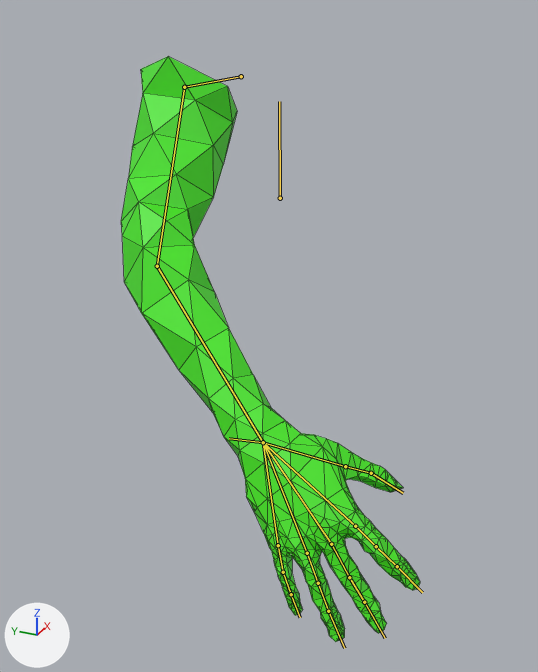
What one commit did to the Blender file Project Stealth/Assets/Arms/RightArm.blend.
One viewpoint serves both versions: a 50 mm lens placed at (-9.24, -4.53, 5.27), pointed at (-2.79, -1.62, 2.04). Arrows for +X, +Y and +Z are at lower left; the lights stay in place. The bones that bend it are drawn over the model as lines. Mesh edges are drawn as thin lines.

The first picture shows 'Brazo derecho malla'.
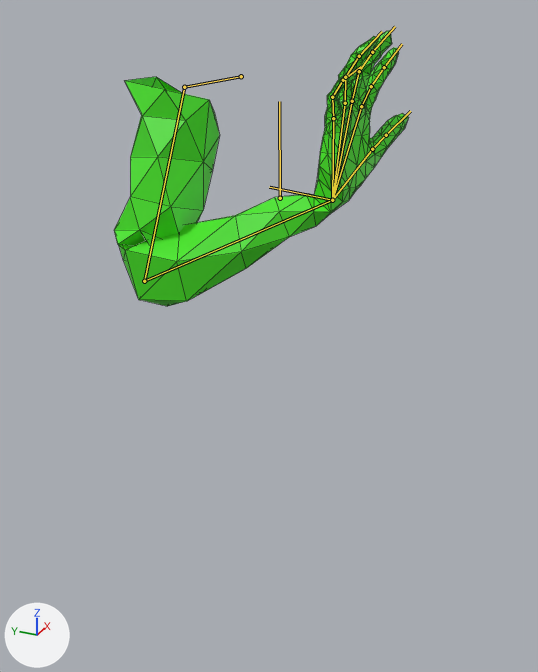
The newer file adds an action. The first version stands in its rest pose; the second is drawn at frame 0 of the action 'ClimbRight'.

The change in detail:
Bone 'Bone.001' (bone_bone_001) turns from (0, 0, 0) to (-40, -16, 47) degrees about its own x, y and z.
Bone 'Bone.002' (bone_bone_002) turns from (0, 0, 0) to (-42, -30, -159) degrees about its own x, y and z.
Bone 'RefMuñeca' (bone_refmuñeca) moves from (0.0, 0.0, 0.0) to (-0.21, -1.261, 2.765).
Bone 'RefMuñeca' (bone_refmuñeca) turns from (0, 0, 0) to (-15, -118, 102) degrees about its own x, y and z.
Bone 'Bone.005' (bone_bone_005) turns from (0, 0, 0) to (-11, 10, -91) degrees about its own x, y and z.
Bone 'Bone.006' (bone_bone_006) turns from (0, 0, 0) to (19, -50, 20) degrees about its own x, y and z.
Bone 'Bone.009' (bone_bone_009) turns from (0, 0, 0) to (-5, -114, 21) degrees about its own x, y and z.
Bone 'Bone.010' (bone_bone_010) turns from (0, 0, 0) to (17, 55, 112) degrees about its own x, y and z.
Bone 'Bone.013' (bone_bone_013) turns from (0, 0, 0) to (-4, -75, -15) degrees about its own x, y and z.
Bone 'Bone.014' (bone_bone_014) turns from (0, 0, 0) to (14, -5, -99) degrees about its own x, y and z.
Bone 'Bone.018' (bone_bone_018) turns from (0, 0, 0) to (-5, -10, -16) degrees about its own x, y and z.
Bone 'Bone.019' (bone_bone_019) turns from (0, 0, 0) to (5, 81, -64) degrees about its own x, y and z.
Bone 'pulgar' (bone_pulgar) turns from (0, 0, 0) to (-3, -10, 9) degrees about its own x, y and z.
Bone 'Bone.022' (bone_bone_022) turns from (0, 0, 0) to (4, -6, 69) degrees about its own x, y and z.

Location of each change, [x1, y1, x2, y2] in pixels of the pictures (538 x 672 px):
'Brazo derecho malla', posed (53% shorter): before [121, 56, 420, 642]; after [114, 30, 409, 306]
bone 'Bone.001', root to tip: before (184, 87) to (157, 266); after (184, 87) to (144, 281)
bone 'Bone.002', root to tip: before (157, 266) to (263, 442); after (144, 281) to (332, 200)
bone 'RefMuñeca', root to tip: before (263, 442) to (229, 438); after (332, 200) to (269, 187)
bone 'Bone.005', root to tip: before (278, 545) to (283, 572); after (333, 118) to (332, 97)
bone 'Bone.006', root to tip: before (283, 572) to (291, 594); after (332, 97) to (343, 80)
bone 'Bone.009', root to tip: before (307, 553) to (318, 583); after (345, 103) to (345, 77)
bone 'Bone.010', root to tip: before (318, 583) to (328, 611); after (345, 77) to (359, 56)
bone 'Bone.013', root to tip: before (331, 544) to (349, 577); after (352, 101) to (359, 71)
bone 'Bone.014', root to tip: before (349, 577) to (364, 602); after (359, 71) to (372, 52)
bone 'Bone.018', root to tip: before (355, 526) to (376, 546); after (361, 106) to (371, 86)
bone 'Bone.019', root to tip: before (376, 546) to (397, 566); after (371, 86) to (384, 67)
bone 'pulgar', root to tip: before (263, 442) to (345, 466); after (332, 200) to (372, 149)
bone 'Bone.022', root to tip: before (345, 466) to (371, 473); after (372, 149) to (386, 135)
